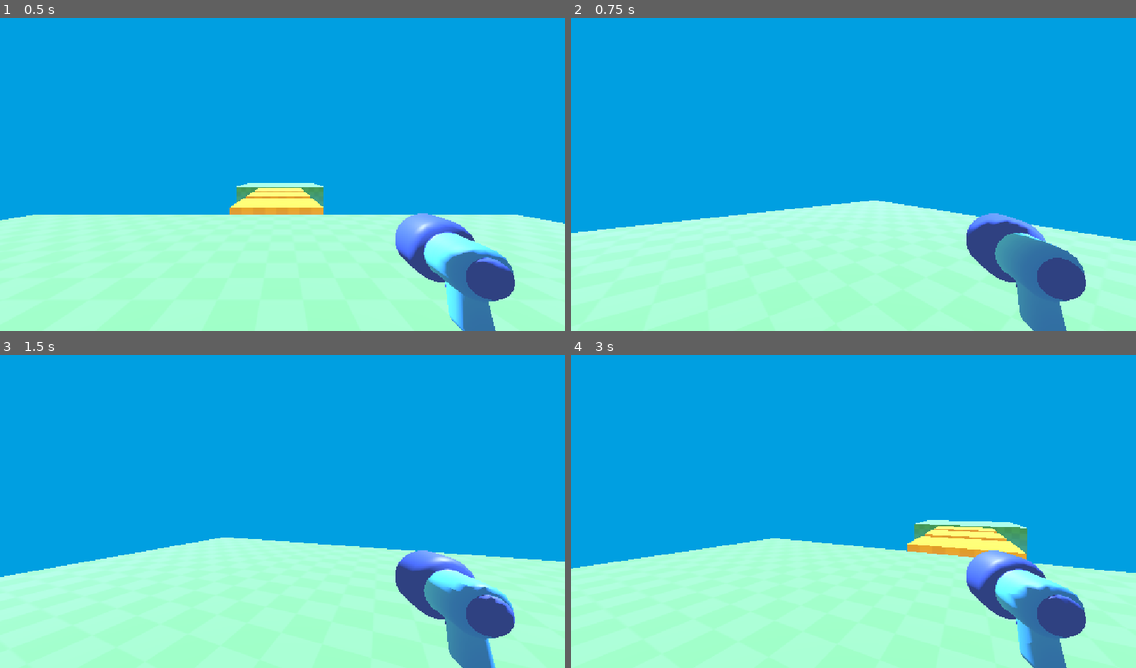
Above: before the commit, frames 1-4 (two rows, left to right).
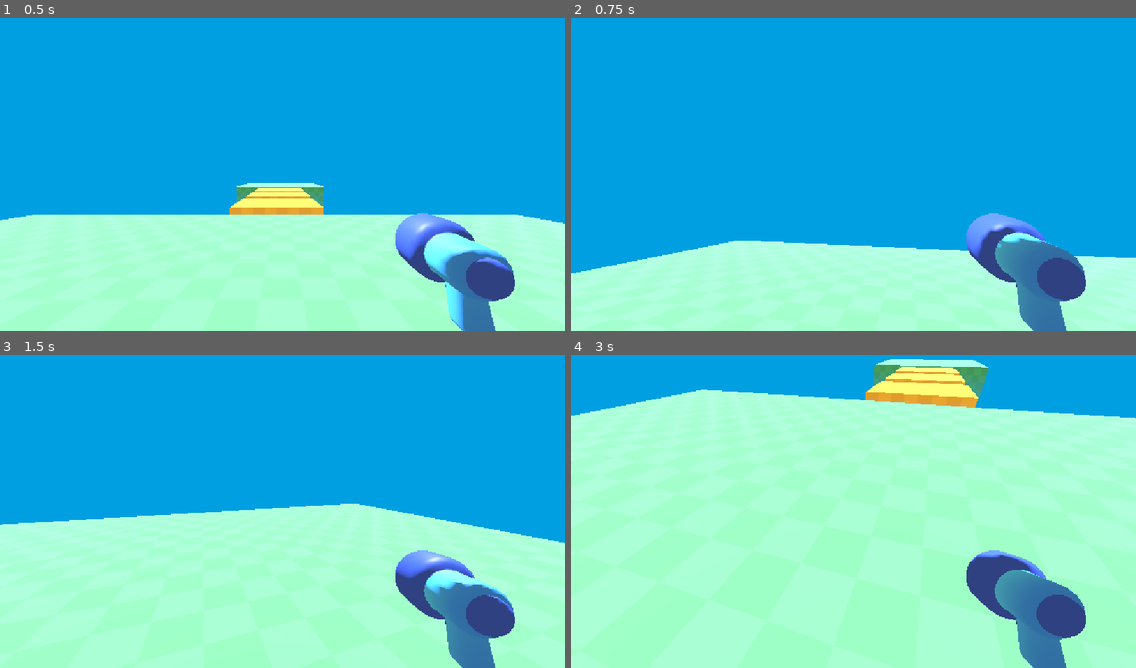
Above: after the commit, the same moments.

Repository: zjbanya/my_first_3d_game
Game: Godot game, scene res://level/temporary_level.tscn
Same seed, same stepped clock (60 frames per second), same inputs: the game is played once before the commit and once after it.
Inputs (mouse positions are in pixels of both pictures, inside the frame that each line leads up to):
- Up to frame 1 (0.5 s): no input
- Up to frame 2 (0.75 s): tap Enter at 0.5 s; move the mouse to (977, 155) at 0.52 s
- Up to frame 3 (1.5 s): tap Space at 1.25 s; move the mouse to (169, 524) at 1.27 s
- Up to frame 4 (3 s): tap Enter at 2 s; move the mouse to (910, 439) at 2.02 s; tap Space at 2.75 s; move the mouse to (825, 574) at 2.77 s

Frame 1 is identical in both runs. In frame 2, 10% of the frame differs, in the area x 0-100%, y 58-83%; in frame 3, 12%; in frame 4, 53%, in the area x 0-100%, y 1-100%.

Commit message:
[feat]: Limiting the Mouse

Diff:
--- a/player/player.gd
+++ b/player/player.gd
@@ -1,7 +1,14 @@
 extends CharacterBody3D
 
-@export var mouse_sensitvity = 0.5
+@export var mouse_sensitvity = 0.3
+
+func _ready() -> void:
+	Input.set_mouse_mode(Input.MOUSE_MODE_CAPTURED)
 
 func _unhandled_input(event: InputEvent) -> void:
 	if event is InputEventMouseMotion:
 		rotation_degrees.y -= event.relative.x * mouse_sensitvity
+		%Camera3D.rotation_degrees.x -= event.relative.y * mouse_sensitvity
+		%Camera3D.rotation_degrees.x = clamp(
+			%Camera3D.rotation_degrees.x, -90.0, 90.0
+		)
--- a/player/player.tscn
+++ b/player/player.tscn
@@ -15,6 +15,7 @@
 shape = SubResource("CapsuleShape3D_07orm")
 
 [node name="Camera3D" type="Camera3D" parent="." unique_id=2002105117]
+unique_name_in_owner = true
 transform = Transform3D(1, 0, 0, 0, 1, 0, 0, 0, 1, 0, 1.495436, 0)
 
 [node name="gun_model" parent="Camera3D" unique_id=519069454 instance=ExtResource("1_oul6g")]
